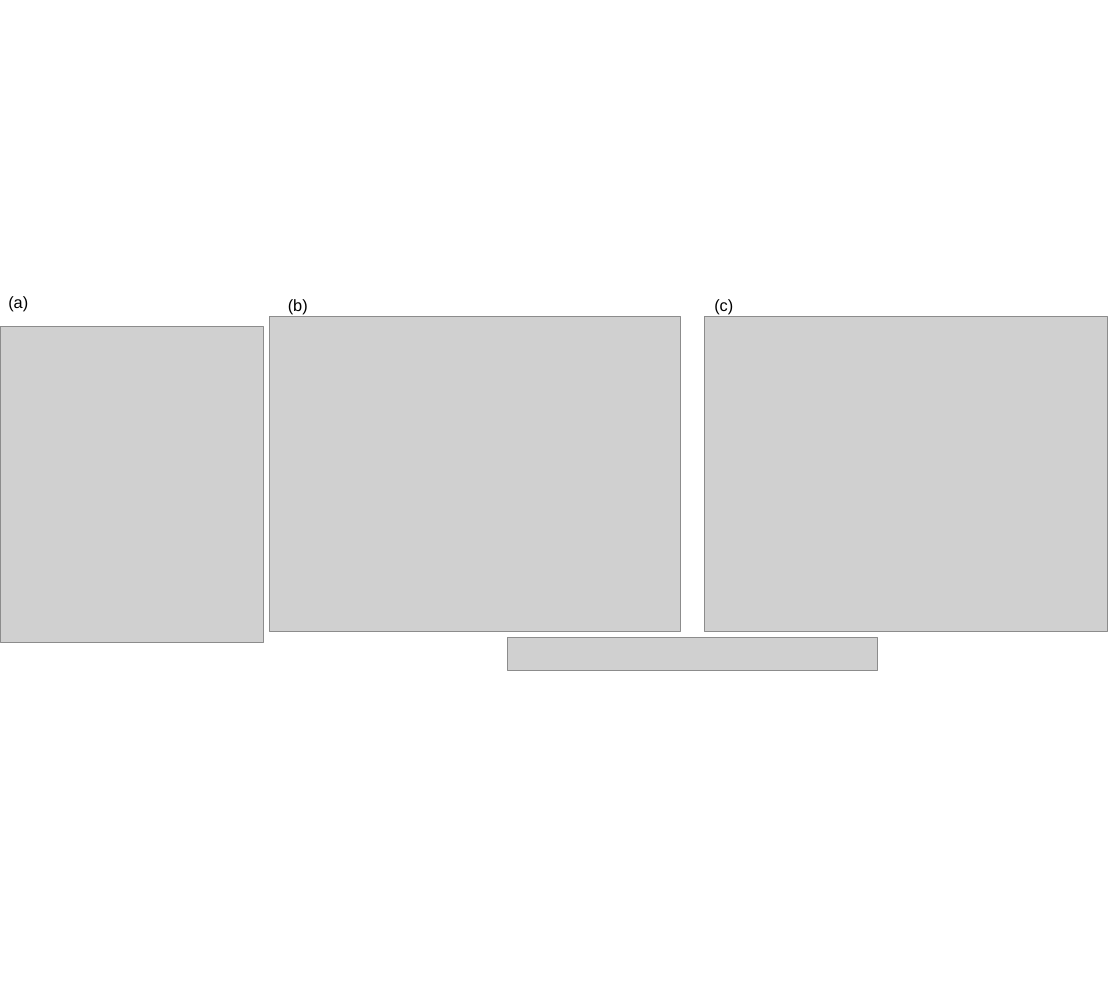
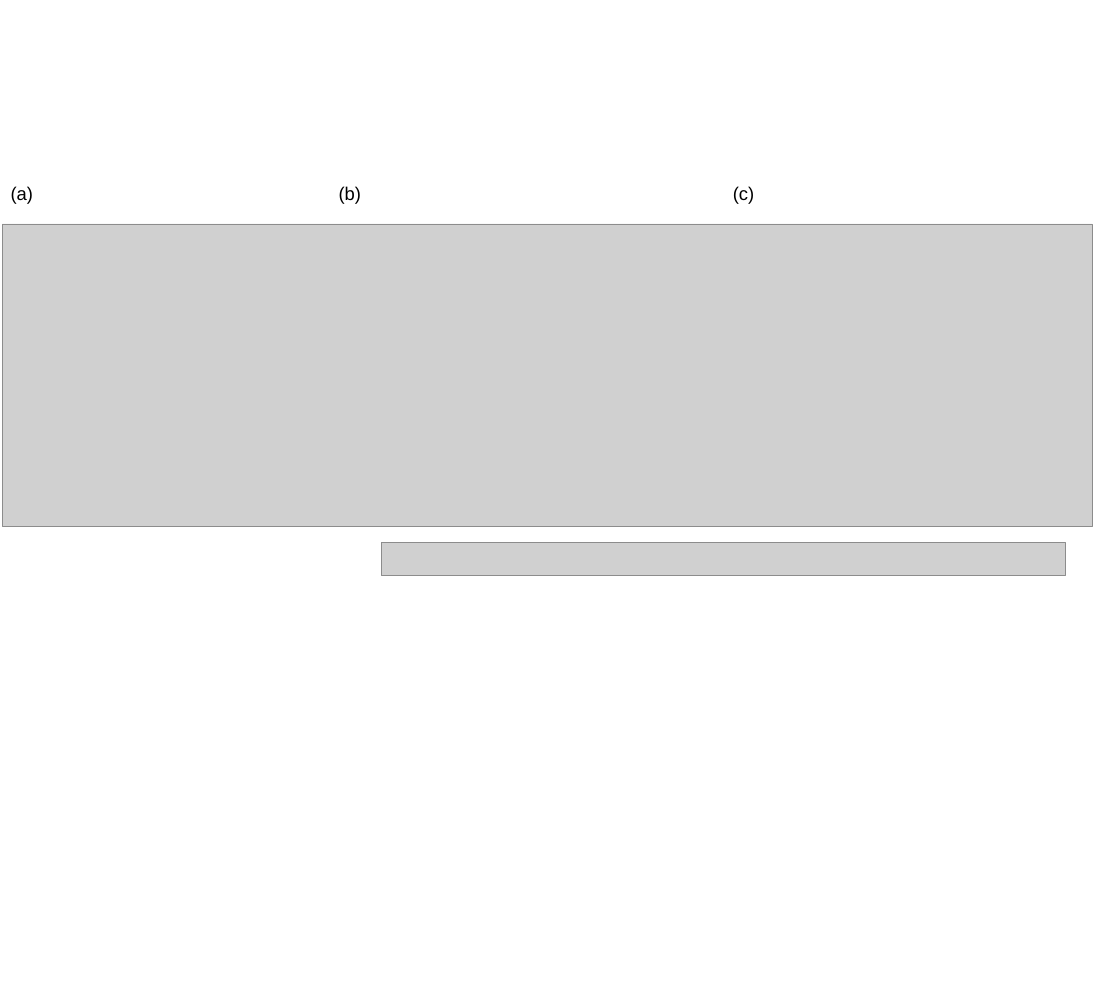
Before and after one commit to natJimenez/eukaryo_methods, a slide deck: slide 7 of main_figures.pptx. Drawn at 1120x1008 pixels with LibreOffice and Linux fonts; fonts in the diff are those of the drawing; grey boxes stand for pictures. Boxes give left, top, right and bottom in pixels: in the first picture for what was removed or moved away, otherwise in the second. Text is boxed around its words. In the diff, an @@ line names an element or a change of style, - is before the commit and + after.

```diff
--- a/main_figures.pptx
+++ b/main_figures.pptx
@@ text "(a)": place and size @@
-text "(a)" at [8, 296, 28, 312]
+text "(a)" at [11, 186, 34, 204]
@@ size 14 to 15.8 pt in 3 elements at [11, 186, 34, 204], [733, 186, 754, 204], [339, 186, 362, 204] @@
@@ text "(b)": place and size @@
-text "(b)" at [288, 299, 308, 315]
+text "(b)" at [339, 186, 362, 204]
@@ text "(c)": place and size @@
-text "(c)" at [714, 299, 733, 315]
+text "(c)" at [733, 186, 754, 204]
@@ picture added at [3, 224, 1092, 527] @@
@@ picture removed at [0, 327, 264, 642] @@
@@ picture removed at [270, 316, 681, 631] @@
@@ picture removed at [704, 316, 1107, 631] @@
@@ picture added at [381, 542, 1065, 576] @@
@@ picture removed at [507, 638, 877, 670] @@
```
Also in this commit, not shown: 6 other files.
